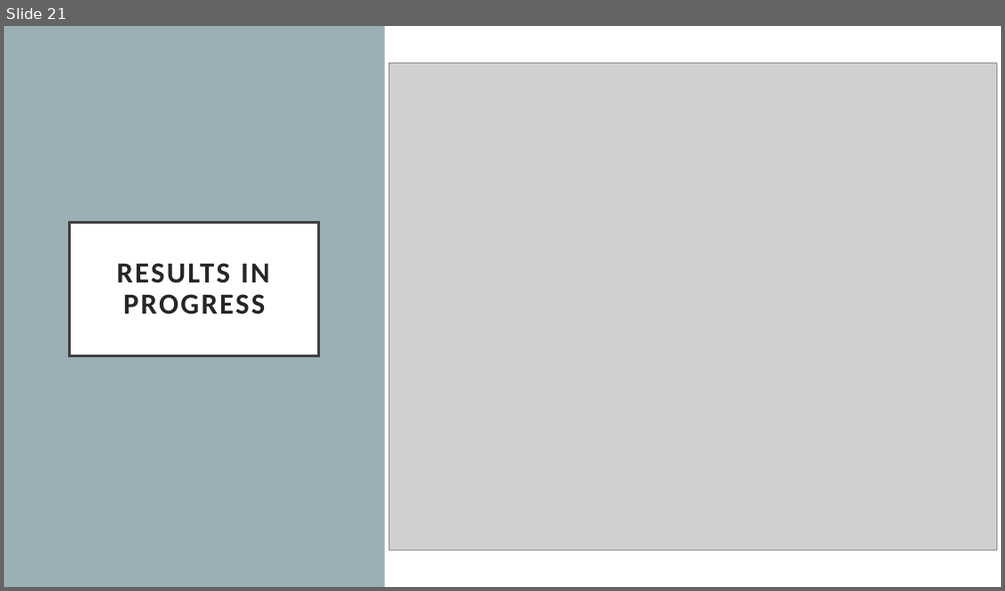
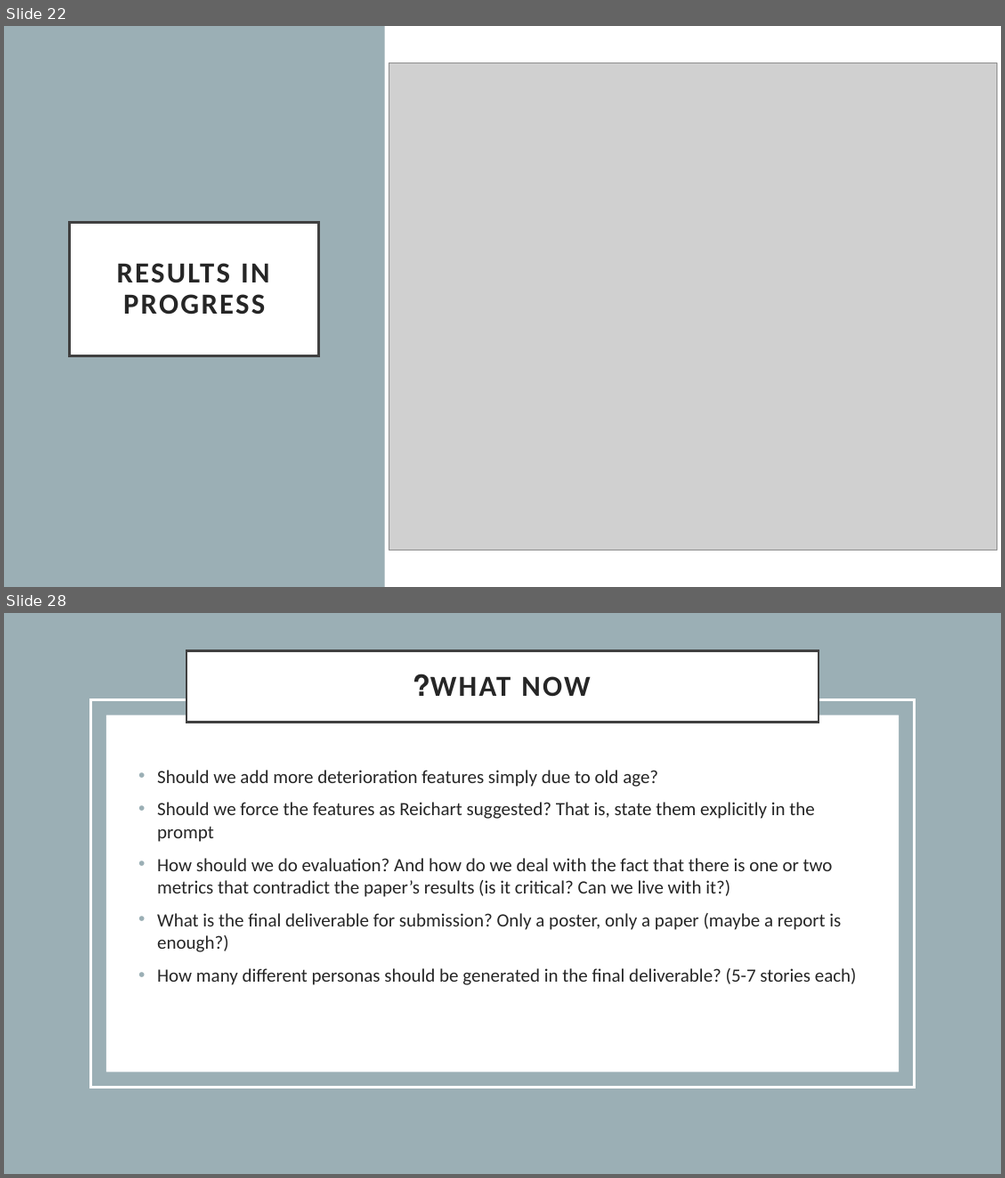
Before and after one commit to NetanelShalev/AD_LongitudinalDataGenerator, a slide deck: paper_presentation.pptx. Shown one above the other, each under a label of ours: slide 21 before the commit, slides 22 and 28 after it; the slides between them are not shown. The pictures are 1005x591 and 1005x1178 pixels, drawn with LibreOffice and Linux fonts; fonts in the diff are those of the drawing; grey boxes stand for pictures. Boxes give left, top, right and bottom in pixels: in the first picture for what was removed or moved away, otherwise in the second. Text is boxed around its words. In the diff, an @@ line names an element or a change of style, - is before the commit and + after.

```diff
--- a/paper_presentation.pptx
+++ b/paper_presentation.pptx
@@ slide 28 added at [4,613,1001,1174], background #FFFFFF @@
@@ rectangle added at [4,613,1001,1174], fill #9BAFB5 @@
@@ title added at [186,651,818,722], fill #FFFFFF, outline #404040 2.5 pt, 28 pt, text #262626, bold @@
+WHAT NOW?
@@ rectangle added at [90,699,914,1087], outline #FFFFFF 2.5 pt @@
@@ rectangle added at [106,714,899,1071], fill #FFFFFF @@
@@ text added at [157,770,857,985], 18 pt, text #262626 @@
+• Should we add more deterioration features simply due to old age?
+• Should we force the features as Reichart suggested? That is, state them explicitly in the prompt
+• How should we do evaluation? And how do we deal with the fact that there is one or two metrics that contradict the paper’s results (is it critical? Can we live with it?)
+• What is the final deliverable for submission? Only a poster, only a paper (maybe a report is enough?)
+• How many different personas should be generated in the final deliverable? (5-7 stories each)
@@ what was slide 21 is now slide 22 @@
```
Also in this commit, not shown: 2 slides changed, 5 other slides added, 10 other files.
